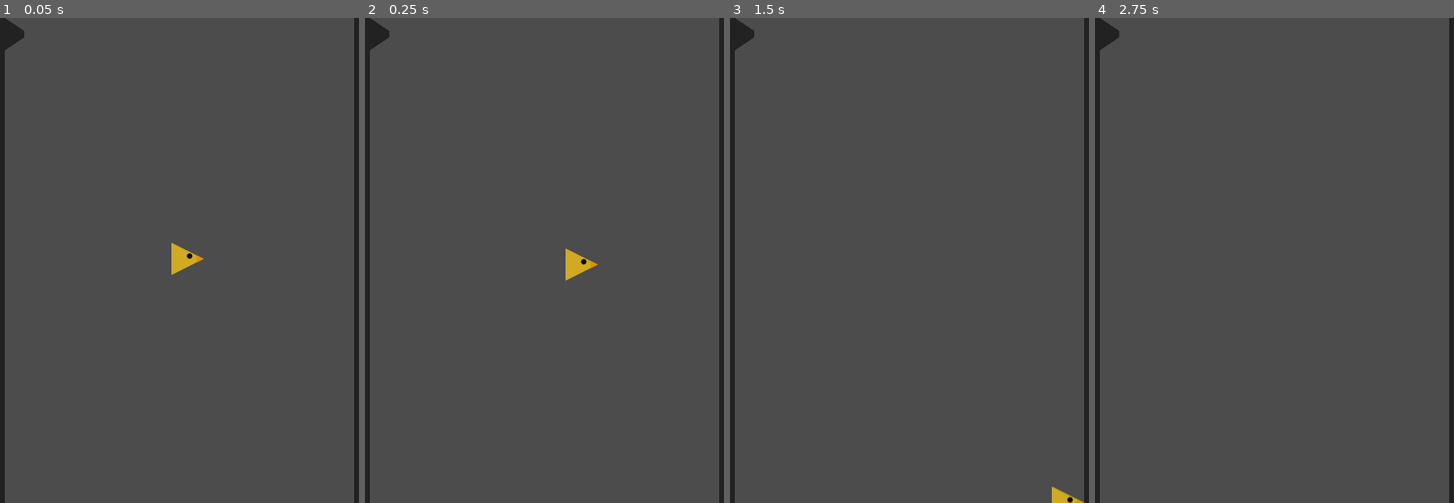
Above: before the commit, frames 1-4 (left to right).
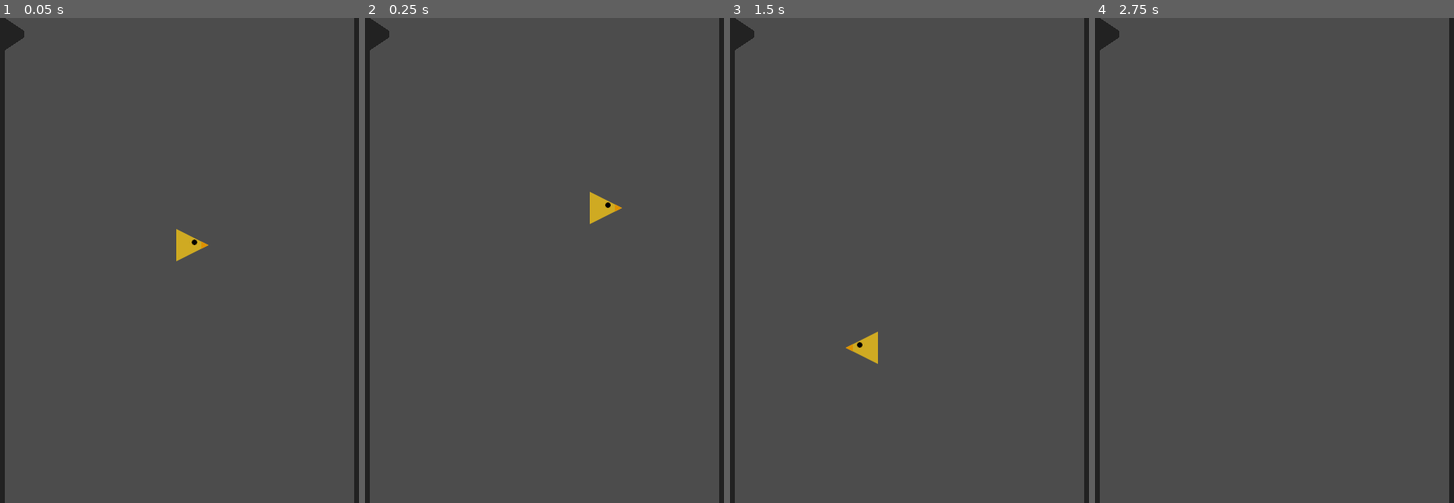
Above: after the commit, the same moments.

Repository: karmek-k/jumpbird
Game: Godot game, scene res://scenes/Game.tscn
Two runs of this game, one before a commit and one after it. Both use one fixed random seed, a clock stepped at 60 frames per second and the inputs below.
Inputs:
- Up to frame 1 (0.05 s): no input
- Up to frame 2 (0.25 s): no input
- Up to frame 3 (1.5 s): hold Up (ui_up) 0.53-1.28 s
- Up to frame 4 (2.75 s): hold Up (ui_up) from 2.03 s (still down)

The runs differ from the first frame. In frame 1, 0.5% of the frame differs, in the area x 47-59%, y 43-53%; in frame 2, 0.6%, in the area x 55-72%, y 35-55%; in frame 3, 0.5%; in frame 4, nothing differs.

Commit message:
Implement bird movement

Diff:
--- a/scripts/BirdMovement.gd
+++ b/scripts/BirdMovement.gd
@@ -1,24 +1,29 @@
 extends KinematicBody2D
 
-export var horizontal_speed = 3
-export var jump_speed = 1
-export var gravity = 10
+export var horizontal_speed = 5
+export var jump_speed = 7
+export var gravity = 20
+export var facing_right = true
 
 var time_since_jump = 0
 var jumping = false
 var velocity
 
+func handle_collision(collision: KinematicCollision2D):
+	facing_right = collision.collider.get("left_wall")
+	$Sprite.flip_h = not facing_right
+
 func _ready():
 	velocity = Vector2(horizontal_speed, -jump_speed)
 
 func _physics_process(delta):
-	# prevent infinite jumping
-	if Input.action_press("ui_up") and not jumping:
+	if Input.is_action_just_pressed("ui_up"):
 		velocity.y = -jump_speed
 		time_since_jump = 0
-	if Input.action_release("ui_up"):
-		jumping = false
 
+	velocity.x = horizontal_speed if facing_right else -horizontal_speed
 	velocity.y += gravity * delta
 
-	move_and_collide(velocity)
+	var collision = move_and_collide(velocity)
+	if collision:
+		handle_collision(collision)
